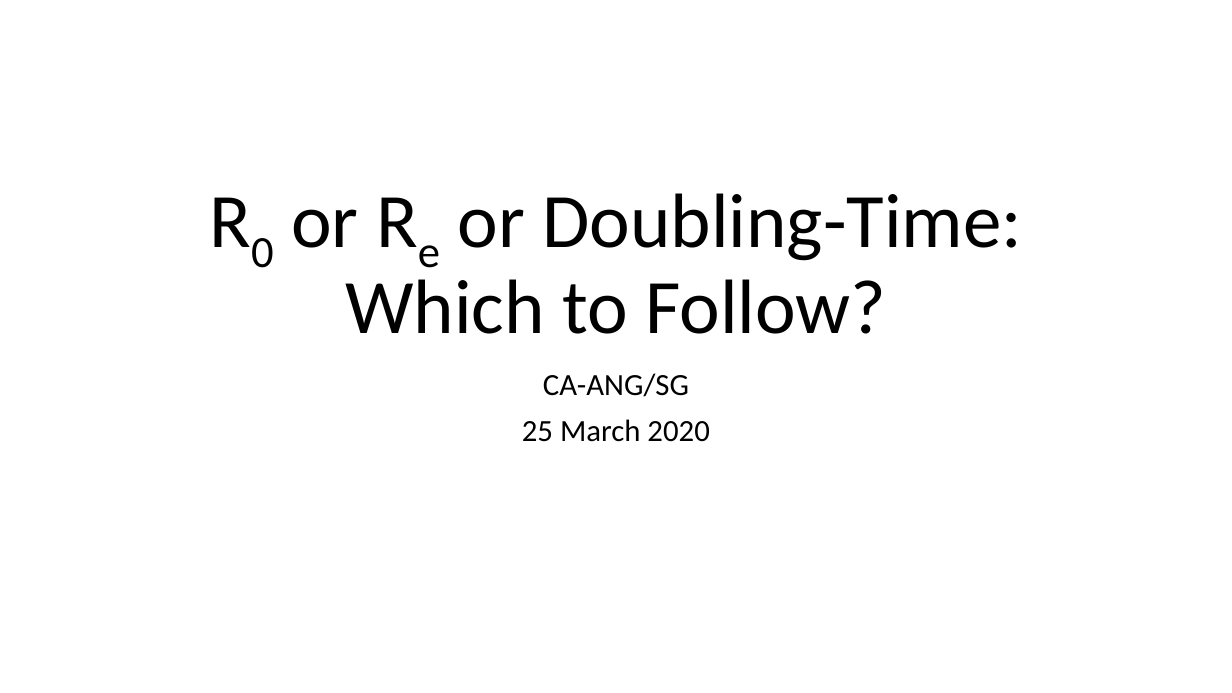
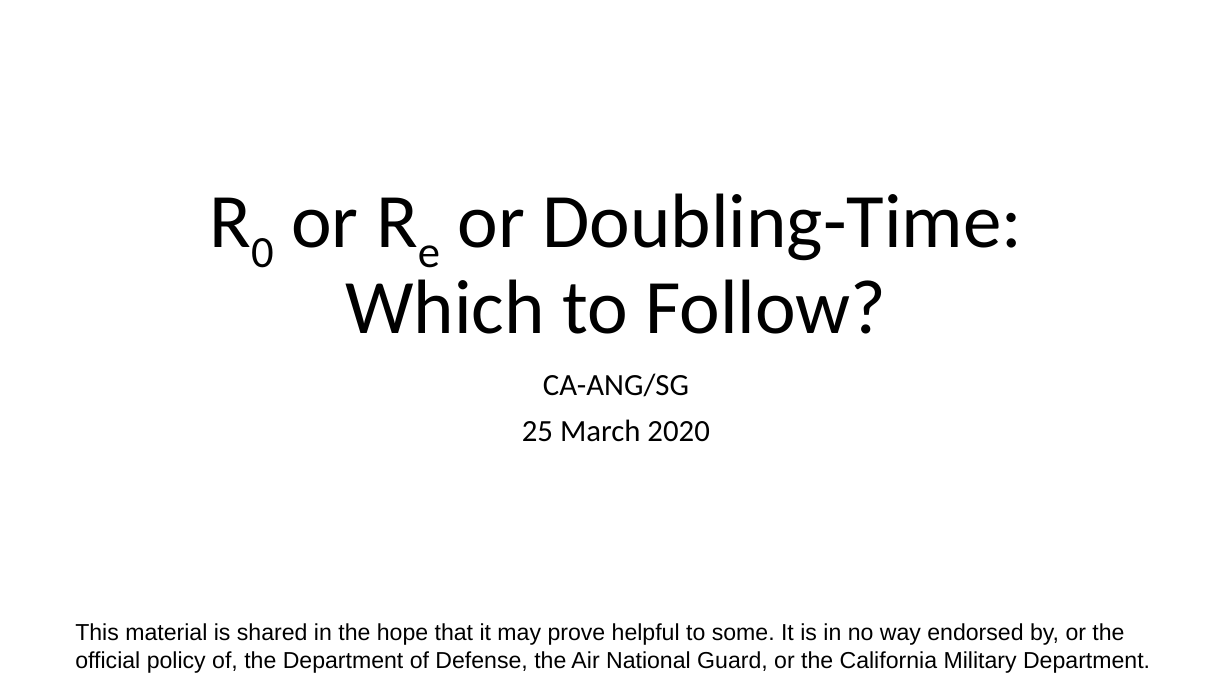
Before and after one commit to coronacurves/products, a slide deck: slide 1 of math2-r0-re-doubling.pptx. Drawn at 1232x693 pixels with LibreOffice and Linux fonts; fonts in the diff are those of the drawing. Boxes give left, top, right and bottom in pixels: in the first picture for what was removed or moved away, otherwise in the second. Text is boxed around its words. In the diff, an @@ line names an element or a change of style, - is before the commit and + after.

```diff
--- a/math2-r0-re-doubling.pptx
+++ b/math2-r0-re-doubling.pptx
@@ text added at (x1=75, y1=623, x2=1150, y2=673), 18 pt, text #000000 @@
+This material is shared in the hope that it may prove helpful to some. It is in no way endorsed by, or the official policy of, the Department of Defense, the Air National Guard, or the California Military Department.
```
Also in this commit, not shown: 1 other file.
